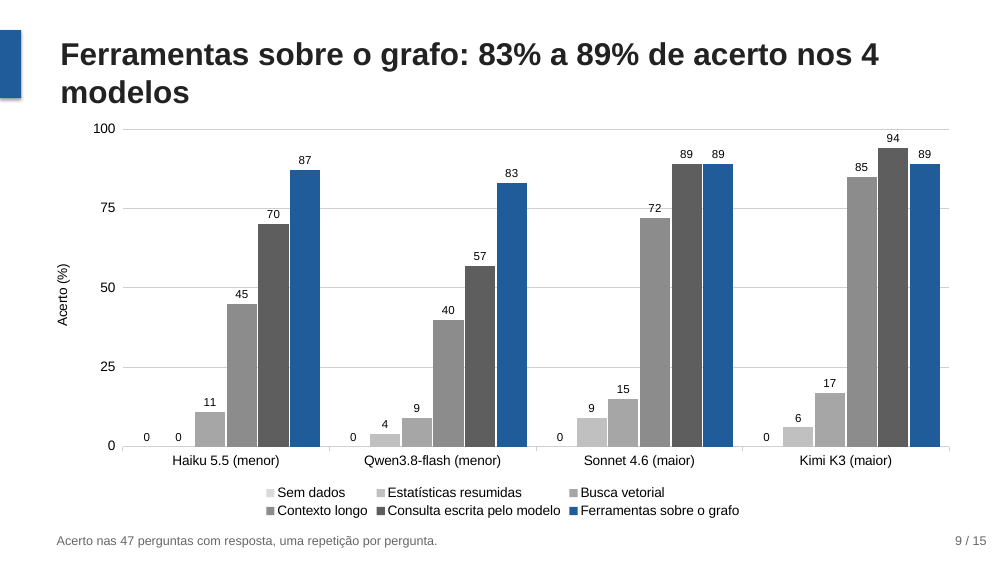
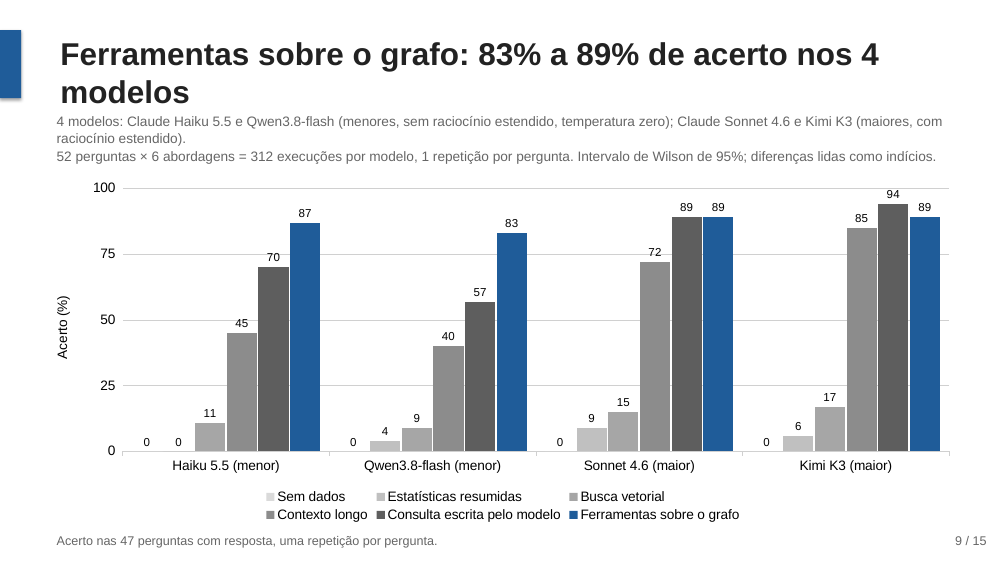
Before and after one commit to joaowinderfeldbussolotto/football-tactics-knowledge-graph, a slide deck: slide 9 of apresentacao/apresentacao.pptx. Drawn at 1008x567 pixels with LibreOffice and Linux fonts; fonts in the diff are those of the drawing. Boxes give left, top, right and bottom in pixels: in the first picture for what was removed or moved away, otherwise in the second. Text is boxed around its words. In the diff, an @@ line names an element or a change of style, - is before the commit and + after.

```diff
--- a/apresentacao/apresentacao.pptx
+++ b/apresentacao/apresentacao.pptx
@@ text added at box(57, 116, 943, 164), 13 pt, text #666666 @@
+4 modelos: Claude Haiku 5.5 e Qwen3.8-flash (menores, sem raciocínio estendido, temperatura zero); Claude Sonnet 4.6 e Kimi K3 (maiores, com raciocínio estendido).
+52 perguntas × 6 abordagens = 312 execuções por modelo, 1 repetição por pergunta. Intervalo de Wilson de 95%; diferenças lidas como indícios.
@@ column chart: place and size @@
-column chart at box(38, 113, 968, 522)
+column chart at box(38, 174, 968, 526)
```
Also in this commit, not shown: 3 other slides changed, 1 slide added, 1 slide removed, 1 other file.
